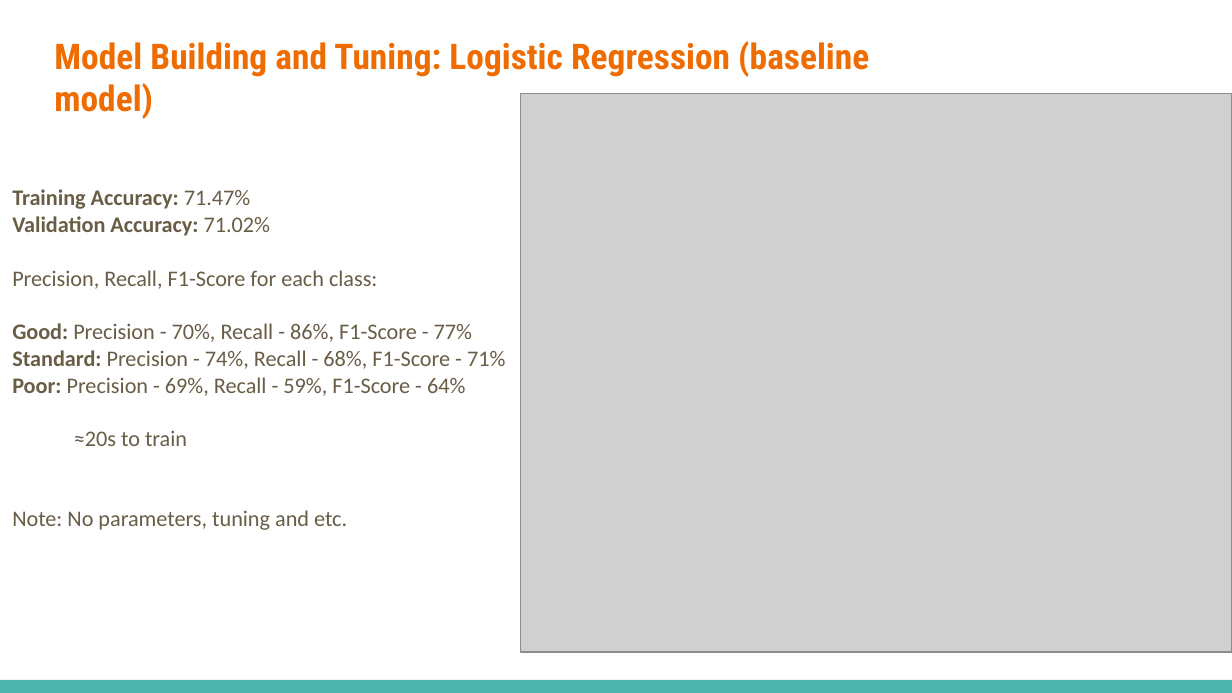
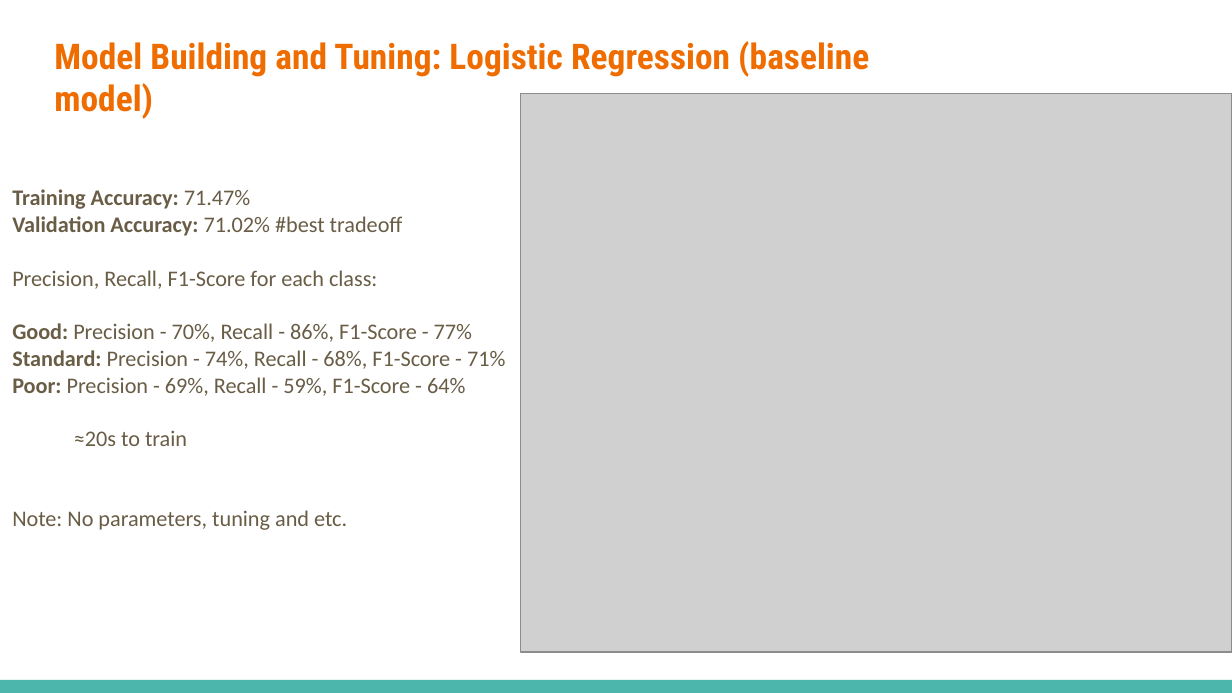
Before and after one commit to astronaut505/Credit-or-crisis, a slide deck: slide 10 of present.pptx (slide 8 before the commit). Drawn at 1232x693 pixels with LibreOffice and Linux fonts; fonts in the diff are those of the drawing; grey boxes stand for pictures. Boxes give left, top, right and bottom in pixels: in the first picture for what was removed or moved away, otherwise in the second. Text is boxed around its words. In the diff, an @@ line names an element or a change of style, - is before the commit and + after.

```diff
--- a/present.pptx
+++ b/present.pptx
@@ text at (12,216,403,236): text changed @@
-Validation Accuracy: 71.02%
+Validation Accuracy: 71.02% #best tradeoff
```
Also in this commit, not shown: 3 other slides changed, 2 slides added.
